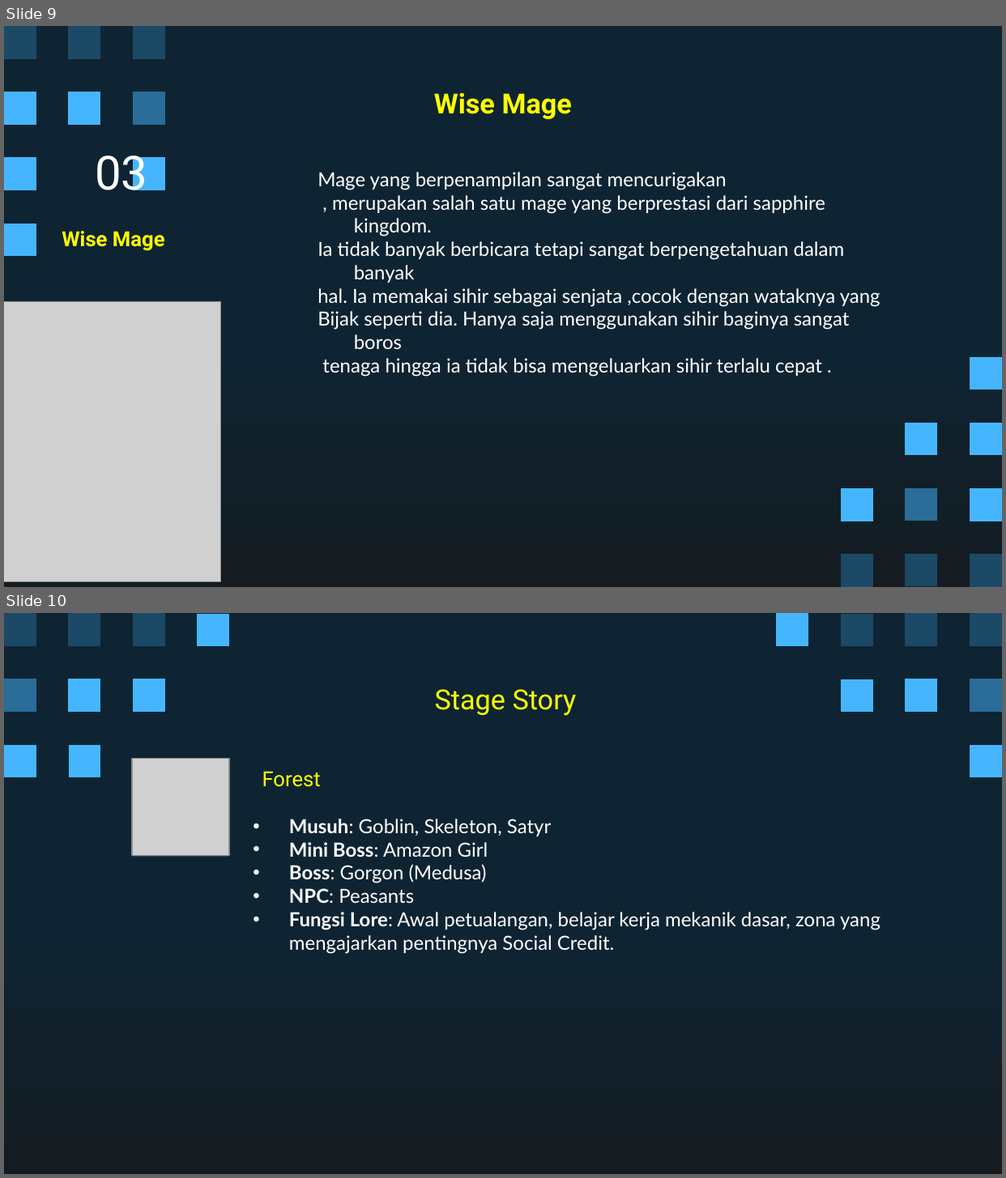
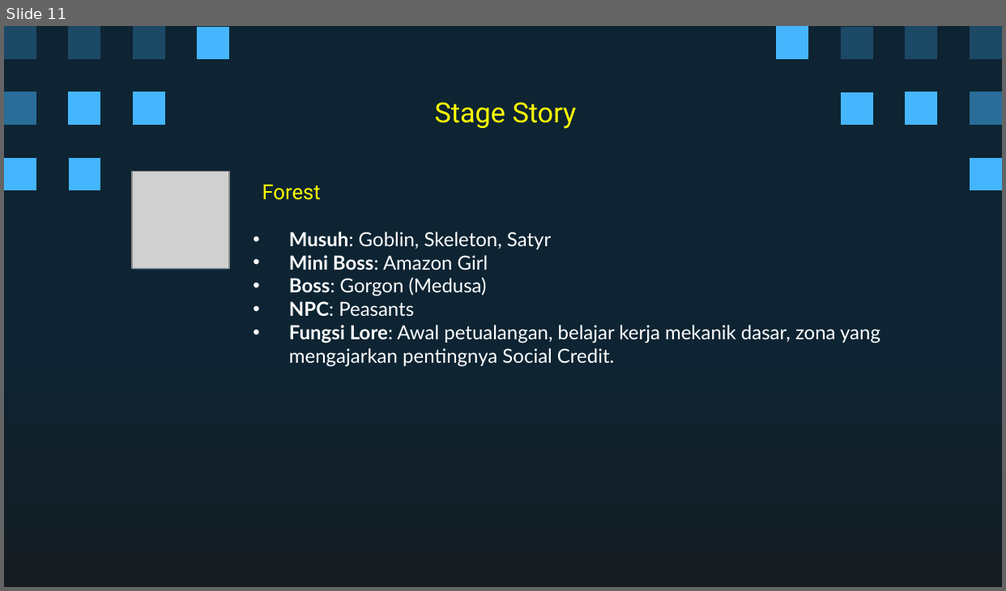
Before and after one commit to Ricardhad/gameProgProject, a slide deck: Super Pixel Vintage Gaming by Slidesgo.pptx. Shown one above the other, each under a label of ours: slides 9 and 10 before the commit, slide 11 after it. The pictures are 1006x1178 and 1006x591 pixels, drawn with LibreOffice and Linux fonts; fonts in the diff are those of the drawing; grey boxes stand for pictures. Boxes give left, top, right and bottom in pixels: in the first picture for what was removed or moved away, otherwise in the second. Text is boxed around its words. In the diff, an @@ line names an element or a change of style, - is before the commit and + after.

```diff
--- a/Super Pixel Vintage Gaming by Slidesgo.pptx
+++ b/Super Pixel Vintage Gaming by Slidesgo.pptx
@@ slide 9 removed at (x1=4, y1=26, x2=1002, y2=587), background gradient #0E2433 to #141C21; not listed: 5 template elements that a slide beside it also shows @@
@@ freeform shape removed at (x1=4, y1=92, x2=36, y2=125) @@
@@ freeform shape removed at (x1=133, y1=92, x2=164, y2=125) @@
@@ title removed at (x1=434, y1=92, x2=572, y2=119) @@
-Wise Mage
@@ title removed at (x1=95, y1=156, x2=147, y2=190) @@
-03
@@ freeform shape removed at (x1=133, y1=158, x2=164, y2=190) @@
@@ text removed at (x1=317, y1=172, x2=880, y2=377) @@
-Mage yang berpenampilan sangat mencurigakan
-, merupakan salah satu mage yang berprestasi dari sapphire kingdom.
-Ia tidak banyak berbicara tetapi sangat berpengetahuan dalam banyak
-hal. Ia memakai sihir sebagai senjata ,cocok dengan wataknya yang
-Bijak seperti dia. Hanya saja menggunakan sihir baginya sangat boros
-tenaga hingga ia tidak bisa mengeluarkan sihir terlalu cepat .
@@ freeform shape removed at (x1=4, y1=224, x2=36, y2=257) @@
@@ subtitle removed at (x1=62, y1=231, x2=165, y2=251) @@
-Wise Mage
@@ picture removed at (x1=4, y1=301, x2=220, y2=582) @@
@@ freeform shape removed at (x1=970, y1=357, x2=1002, y2=390) @@
@@ freeform shape removed at (x1=905, y1=422, x2=937, y2=455) @@
@@ freeform shape removed at (x1=969, y1=423, x2=1001, y2=456) @@
@@ freeform shape removed at (x1=840, y1=488, x2=872, y2=521) @@
@@ freeform shape removed at (x1=905, y1=488, x2=937, y2=521) @@
@@ freeform shape removed at (x1=969, y1=488, x2=1001, y2=521) @@
@@ freeform shape removed at (x1=840, y1=555, x2=872, y2=587) @@
@@ freeform shape removed at (x1=905, y1=554, x2=937, y2=587) @@
@@ freeform shape removed at (x1=969, y1=554, x2=1001, y2=587) @@
@@ what was slide 10 is now slide 11 @@
```
Also in this commit, not shown: 8 slides changed, 5 slides added, 4 other slides removed.
